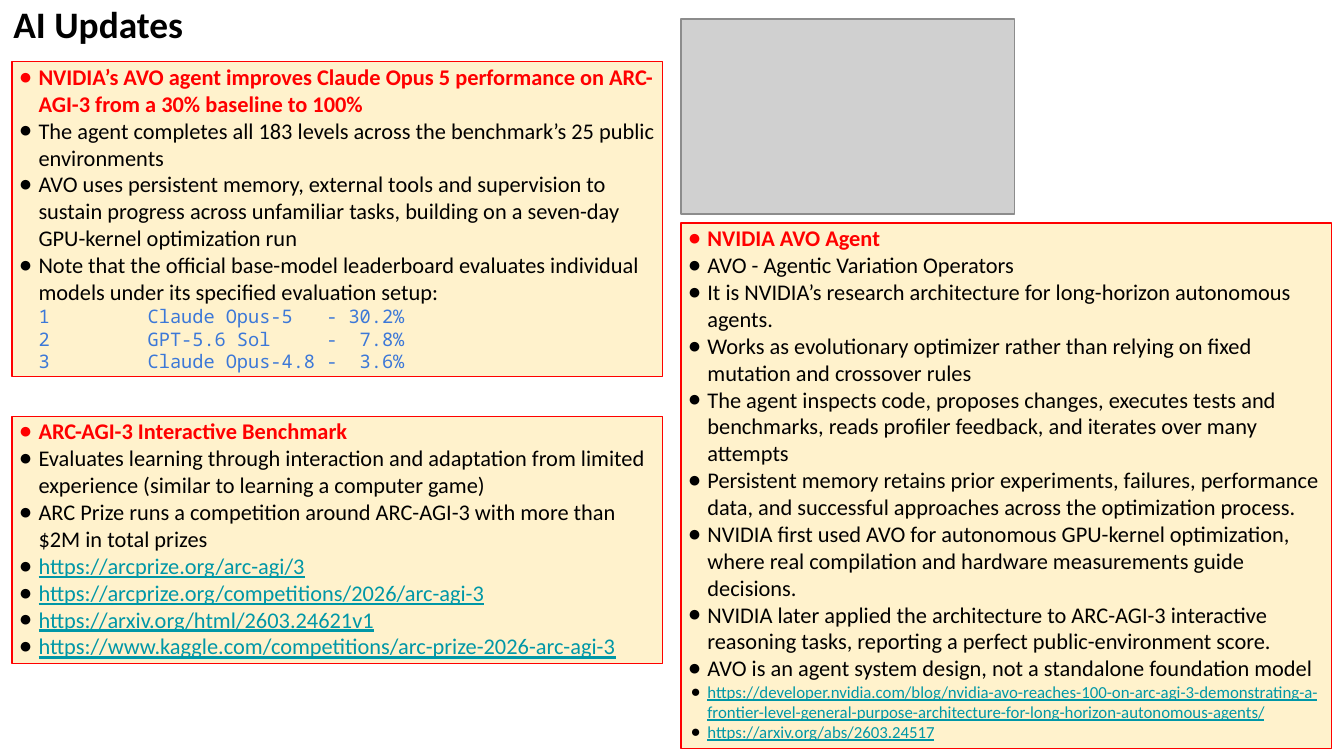
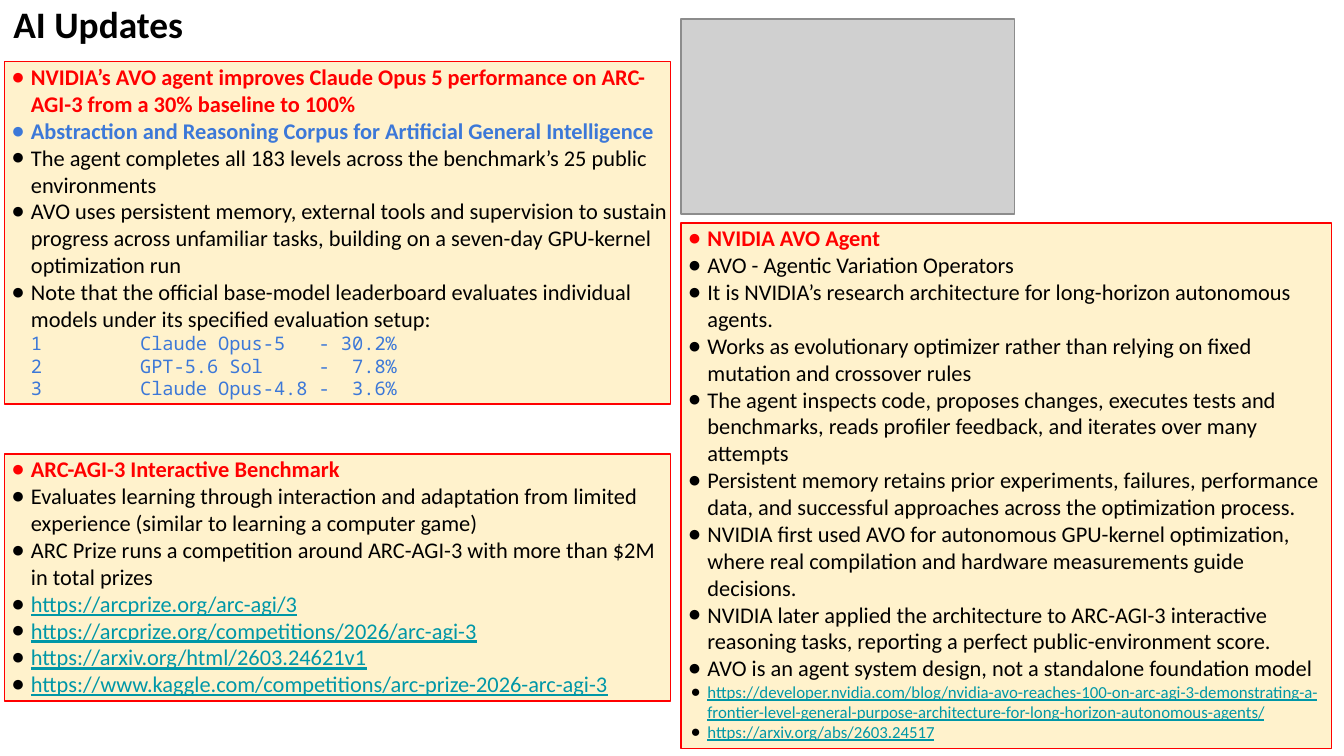
Before and after one commit to lselector/seminar, a slide deck: slide 5 of 2026/2026-08-28-AI-Updates.pptx. Drawn at 1344x756 pixels with LibreOffice and Linux fonts; fonts in the diff are those of the drawing; grey boxes stand for pictures. Boxes give left, top, right and bottom in pixels: in the first picture for what was removed or moved away, otherwise in the second. Text is boxed around its words. In the diff, an @@ line names an element or a change of style, - is before the commit and + after.

```diff
--- a/2026/2026-08-28-AI-Updates.pptx
+++ b/2026/2026-08-28-AI-Updates.pptx
@@ rectangle "NVIDIA’s AVO agent improves Claude ...": place and size @@
-rectangle "NVIDIA’s AVO agent improves Claude ..." at box(12, 62, 663, 376)
+rectangle "NVIDIA’s AVO agent improves Claude ..." at box(4, 62, 671, 405)
@@ text in rectangle at box(31, 123, 653, 143): paragraph added @@
+● Abstraction and Reasoning Corpus for Artificial General Intelligence
@@ rectangle "ARC-AGI-3 Interactive Benchmark": place and size @@
-rectangle "ARC-AGI-3 Interactive Benchmark" at box(12, 417, 663, 664)
+rectangle "ARC-AGI-3 Interactive Benchmark" at box(4, 454, 671, 702)
```
Also in this commit, not shown: 7 other slides changed, 3 slides added, 1 slide removed.
